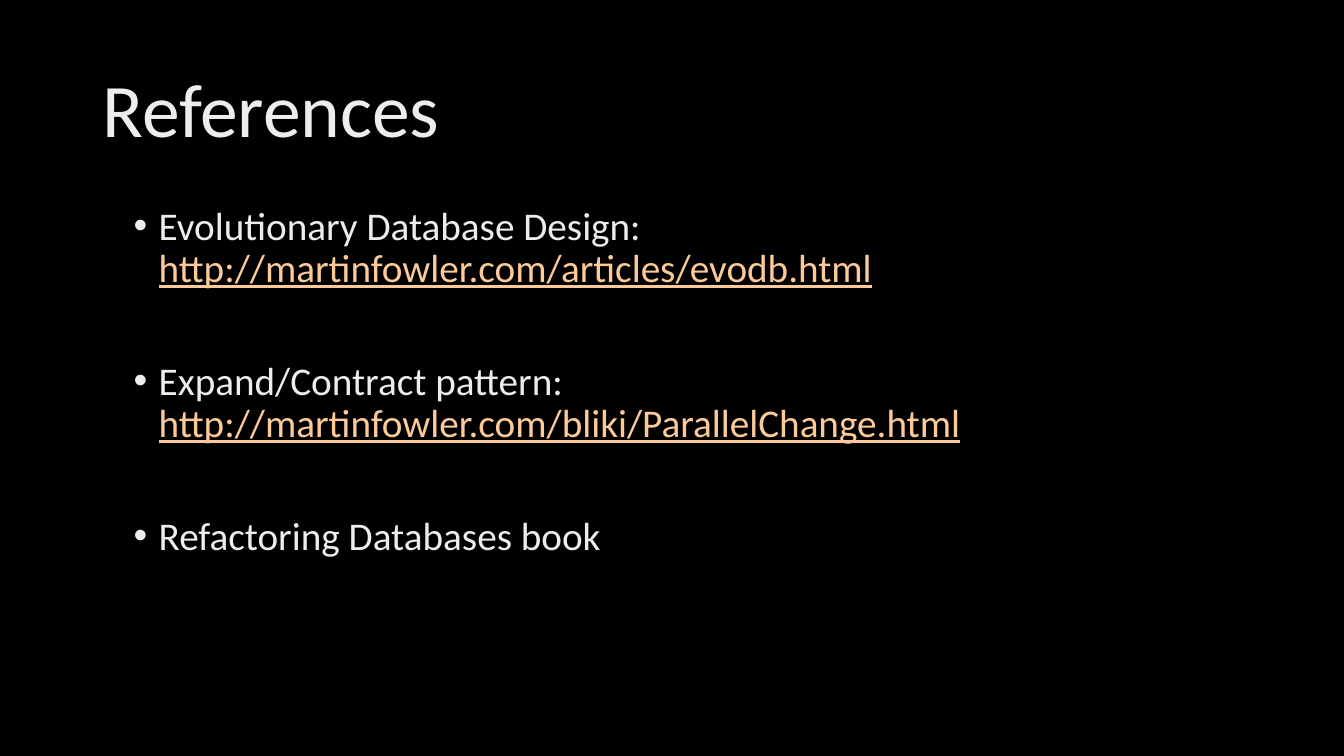
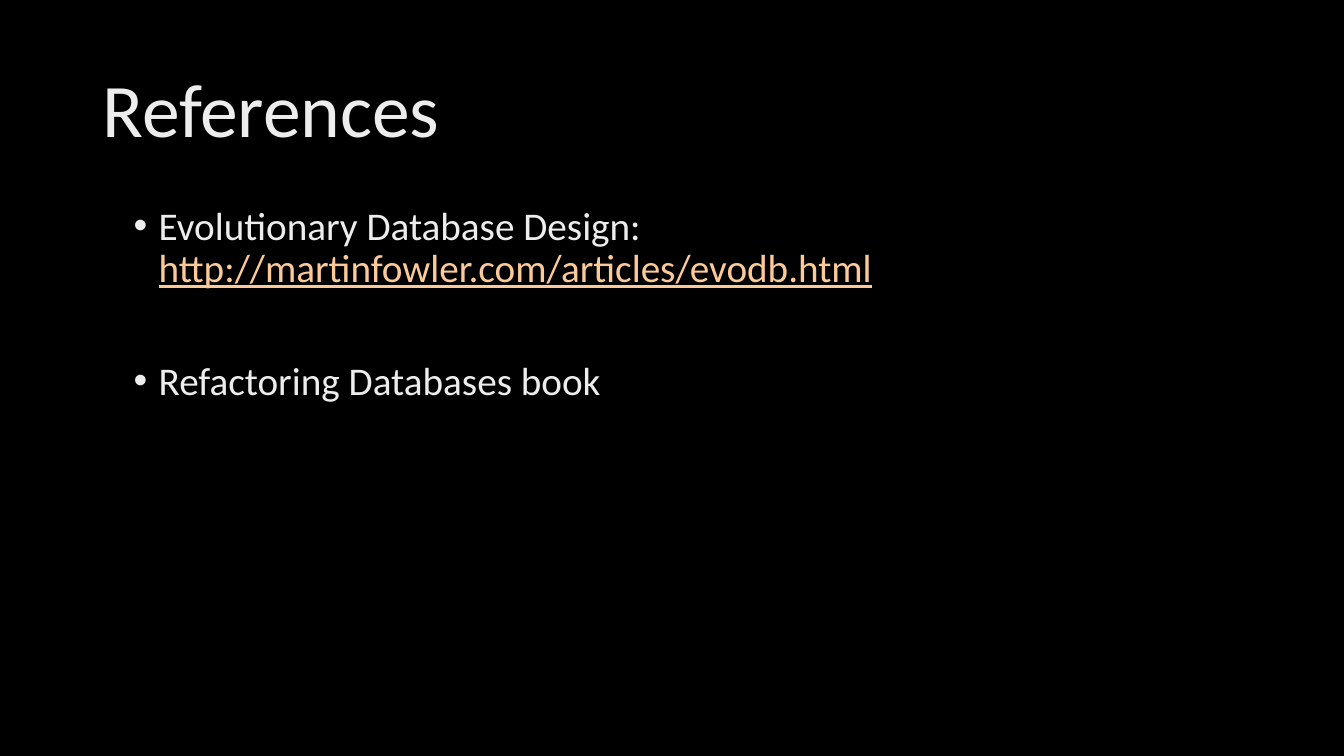
Before and after one commit to poedevop-fm/Database-Refactoring-Demo, a slide deck: slide 5 of Triggers & Refactoring.pptx. Drawn at 1344x756 pixels with LibreOffice and Linux fonts; fonts in the diff are those of the drawing; background and template pictures are left out. Boxes give left, top, right and bottom in pixels: in the first picture for what was removed or moved away, otherwise in the second. Text is boxed around its words. In the diff, an @@ line names an element or a change of style, - is before the commit and + after.

Commit message:
Remove reference to "Expand/Contract"
Removed, on the next to last slide - the one labeled "References", the entry about Expand/Contract pattern.  It doesn't need to be there, and I need to keep this talk short.

```diff
--- a/Triggers & Refactoring.pptx
+++ b/Triggers & Refactoring.pptx
@@ text at (159, 367, 960, 444): paragraph removed @@
-• Expand/Contract pattern: http://martinfowler.com/bliki/ParallelChange.html
```
